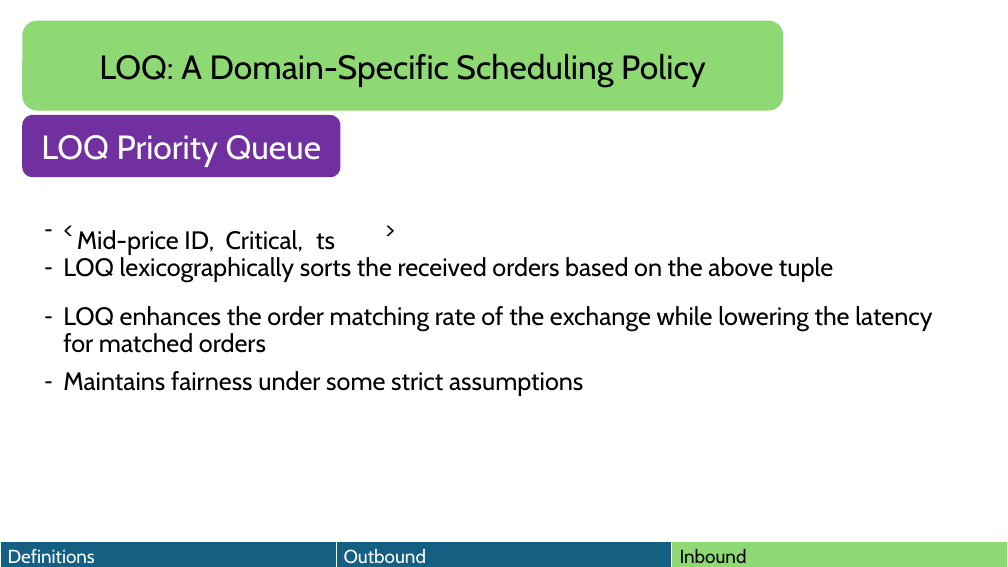
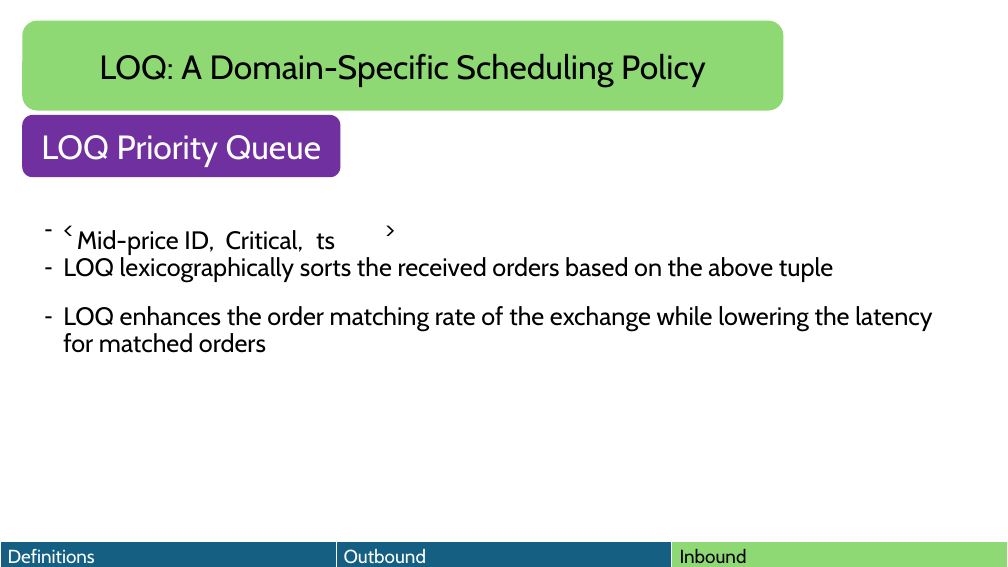
Before and after one commit to HaseebLUMS/Onyx-Presentation, a slide deck: slide 106 of thesis-latency-fairness.pptx. Drawn at 1008x567 pixels with LibreOffice and Linux fonts; fonts in the diff are those of the drawing. Boxes give left, top, right and bottom in pixels: in the first picture for what was removed or moved away, otherwise in the second. Text is boxed around its words. In the diff, an @@ line names an element or a change of style, - is before the commit and + after.

Commit message:
updated

```diff
--- a/thesis-latency-fairness.pptx
+++ b/thesis-latency-fairness.pptx
@@ text at [63,371,583,396]: paragraph removed @@
-– Maintains fairness under some strict assumptions
```
